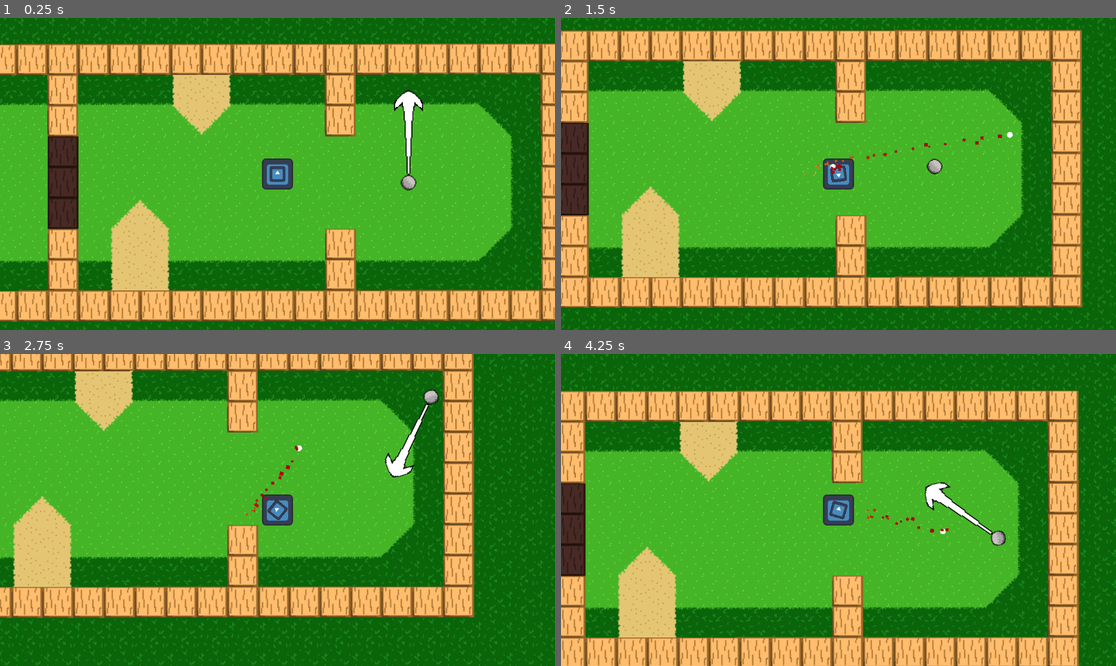
Above: before the commit, frames 1-4 (two rows, left to right).
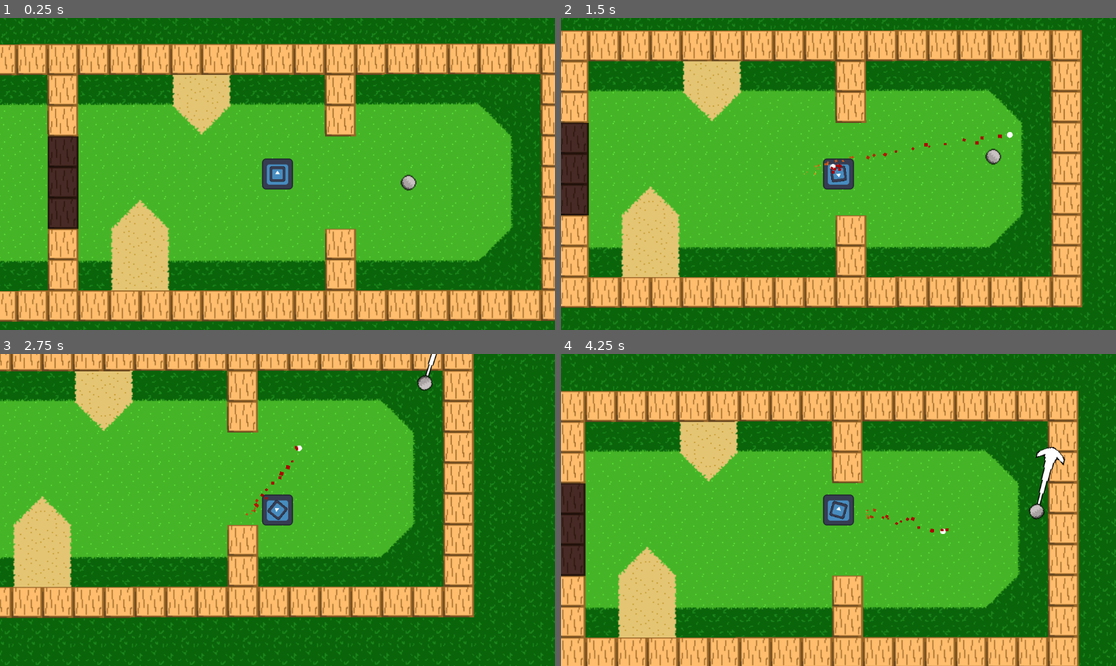
Above: after the commit, the same moments.

Repository: Sabertooth-Software/Bunker-Buster
Game: Godot game, scene res://Scenes/Levels/GolfTiles.tscn
The game is run twice, just before and just after one commit, with the same random seed, the same clock (stepped at 60 frames per second) and the same inputs. The engine's default icon, where the game draws it, is replaced by a stand-in: a white triangle on a blue panel in a dark square.
Inputs (mouse positions are in pixels of both pictures, inside the frame that each line leads up to):
- Up to frame 1 (0.25 s): no input
- Up to frame 2 (1.5 s): move the mouse to (960, 158) at 0.52 s; press the mouse at (960, 158) at 0.53 s; hold Right (right) 0.53-1.28 s; tap Space (shoot) at 0.8, 1.35 s; move the mouse to (727, 189) at 1.27 s; release the mouse at (727, 189) at 1.28 s; hold S (down) from 1.28 s (still down)
- Up to frame 3 (2.75 s): click (166, 525) at 1.55 s; move the mouse to (333, 441) at 2.02 s; release S (down) at 2.03 s; press the mouse at (333, 441) at 2.03 s; hold Right (right) from 2.03 s (still down); tap Space (shoot) at 2.3 s
- Up to frame 4 (4.25 s): move the mouse to (810, 572) at 2.77 s; release Right (right) at 2.78 s; release the mouse at (810, 572) at 2.78 s; hold Up (up) 2.78-3.53 s; tap Space (shoot) at 2.85, 3.8 s; click (810, 572) at 3.05 s; move the mouse to (1005, 556) at 3.52 s; press the mouse at (1005, 556) at 3.53 s; hold A (left) from 3.53 s (still down)

The runs differ from the first frame. In frame 1, 0.5% of the frame differs, in the area x 70-77%, y 22-51%; in frame 2, 0.2%; in frame 3, 0.8%; in frame 4, 1.1%, in the area x 65-91%, y 29-62%.

Commit message:
Slow down

Diff:
--- a/Scenes/Characters/player_tank.tscn
+++ b/Scenes/Characters/player_tank.tscn
@@ -6,7 +6,7 @@
 
 [node name="PlayerTank" instance=ExtResource("1_7d4p6")]
 collision_layer = 2
-collision_mask = 373
+collision_mask = 31
 script = ExtResource("1_yis1o")
 bullet = ExtResource("2_47anu")
 Speed = 70.0
--- a/Scenes/Objects/golf_ball.tscn
+++ b/Scenes/Objects/golf_ball.tscn
@@ -1,13 +1,9 @@
-[gd_scene load_steps=8 format=3 uid="uid://7sckx3547nbi"]
+[gd_scene load_steps=7 format=3 uid="uid://7sckx3547nbi"]
 
 [ext_resource type="Texture2D" uid="uid://du2t4ebdidyeu" path="res://Assets/GolfBall.png" id="1_gpgr6"]
 [ext_resource type="Script" path="res://Scripts/Objects/golf_ball.gd" id="1_ka2a0"]
 [ext_resource type="Texture2D" uid="uid://7cevmelgguli" path="res://Assets/ArrowSprite.png" id="2_5yyv5"]
 [ext_resource type="PackedScene" uid="uid://2dq276mqwnck" path="res://Scenes/Components/terrain_detector.tscn" id="3_vy7mc"]
-
-[sub_resource type="PhysicsMaterial" id="PhysicsMaterial_ncb5b"]
-rough = true
-bounce = 1.0
 
 [sub_resource type="CircleShape2D" id="CircleShape2D_yno2n"]
 radius = 41.2689
@@ -16,13 +12,20 @@
 radius = 8.75
 
 [node name="GolfBall" type="RigidBody2D"]
-collision_layer = 16
-physics_material_override = SubResource("PhysicsMaterial_ncb5b")
+collision_layer = 2
+collision_mask = 11
 gravity_scale = 2.66454e-15
 continuous_cd = 1
+can_sleep = false
 script = ExtResource("1_ka2a0")
+terrain_map = {
+1: 0.85,
+2: 0.9,
+3: 0.99
+}
 
 [node name="Arrow" type="Sprite2D" parent="."]
+visible = false
 scale = Vector2(0.5, 0.5)
 texture = ExtResource("2_5yyv5")
 offset = Vector2(0, -97)
--- a/Scripts/Objects/golf_ball.gd
+++ b/Scripts/Objects/golf_ball.gd
@@ -3,30 +3,40 @@
 @onready var terrain_detector: TerrainDetector = $TerrainDetector
 @onready var arrow: Node2D = $Arrow
 
+@export var terrain_map: Dictionary
+
 @export var max_shot_power: float = 100
+@export var speed_modifier: float = 500
 
 var _start_position: Vector2
 var _shoot_vector: Vector2
+var _deccel: float
 
 # Called when the node enters the scene tree for the first time.
 func _ready():
 	terrain_detector.terrain_changed.connect(_on_terrain_chnaged)
+	_deccel = terrain_map[Terrain.Type.GRASS]
 
 func _process(_delta):
 	if Input.is_action_just_pressed("putt"):
+		arrow.visible = true
 		_start_position = get_global_mouse_position()
 	if Input.is_action_pressed("putt"):
 		_shoot_vector = _start_position - get_global_mouse_position()
-		var proportion: float = _shoot_vector.length()/max_shot_power
-		arrow.scale.y = proportion
+		var proportion: float = clampf(_shoot_vector.length()/max_shot_power, 0, 1)
+		arrow.scale.y = proportion * .75
 		arrow.rotation = _shoot_vector.normalized().angle() + (PI/2)
-		print_debug(_shoot_vector.length()/max_shot_power)
 	if Input.is_action_just_released("putt"):
-		_shoot_vector = _shoot_vector.normalized() * 100
+		arrow.visible = false
+		_shoot_vector = _shoot_vector.normalized() * speed_modifier
 		apply_central_impulse(_shoot_vector)
 		arrow.scale.y = 0
 		ShotCounter.increase_shots()
 
+func _physics_process(delta):
+	var slow_vector: Vector2 = lerp(linear_velocity, Vector2.ZERO, _deccel) * -1
+	apply_central_impulse(slow_vector)
+
 
 func _on_terrain_chnaged(new_terrain: Terrain.Type):
-	print(new_terrain)
+	_deccel = terrain_map[new_terrain]
